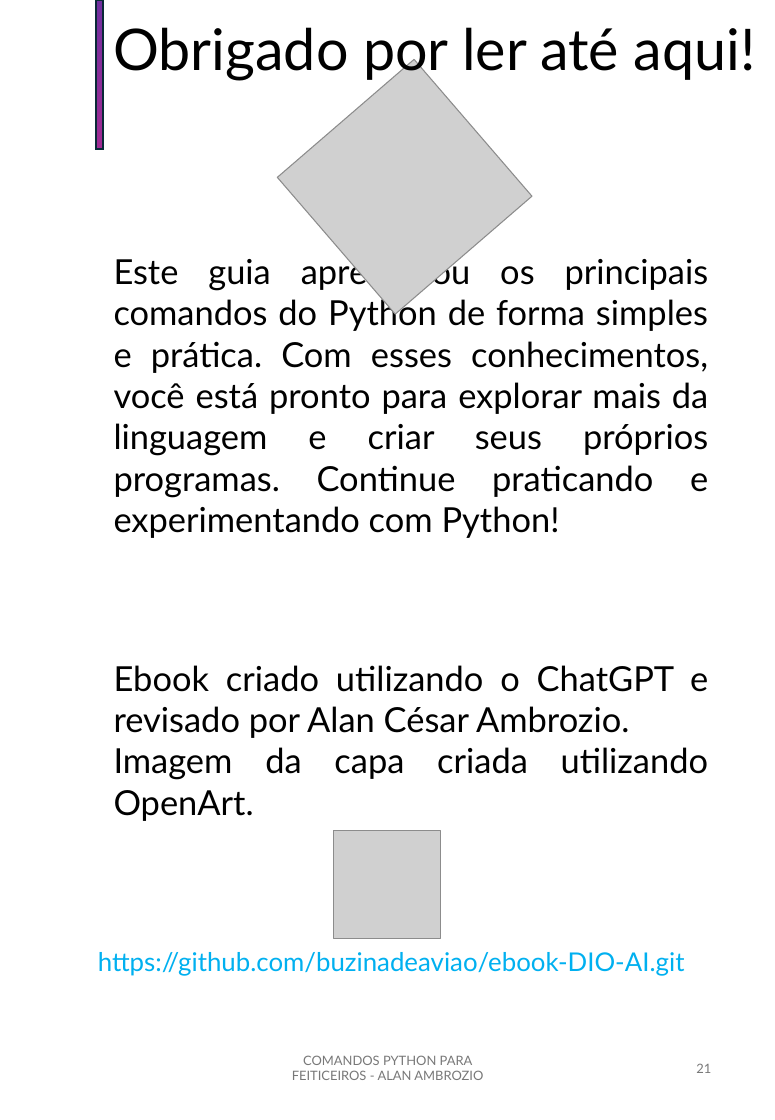
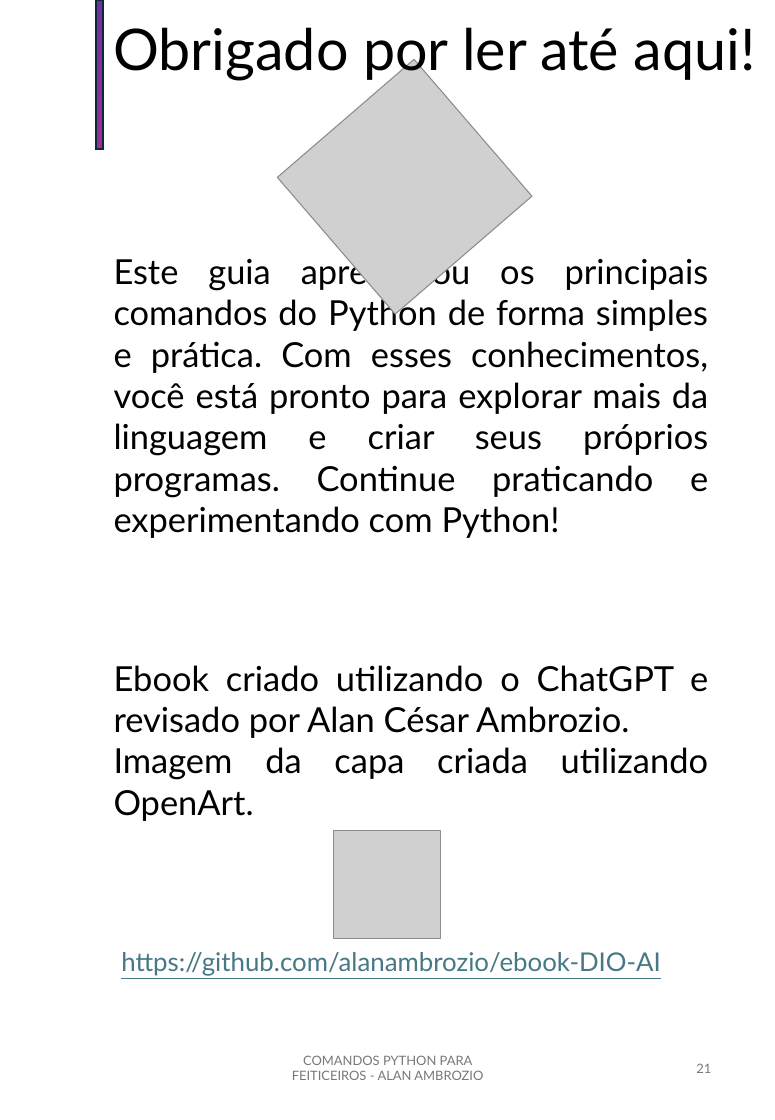
Before and after one commit to alanambrozio/ebook-DIO-AI, a slide deck: slide 21 of ebook vii.pptx. Drawn at 775x1120 pixels with LibreOffice and Linux fonts; fonts in the diff are those of the drawing; grey boxes stand for pictures. Boxes give left, top, right and bottom in pixels: in the first picture for what was removed or moved away, otherwise in the second. Text is boxed around its words. In the diff, an @@ line names an element or a change of style, - is before the commit and + after.

```diff
--- a/ebook vii.pptx
+++ b/ebook vii.pptx
@@ text at (121,952,661,976): text changed; text colour #00B0F0 to #467886 @@
-https://github.com/buzinadeaviao/ebook-DIO-AI.git
+https://github.com/alanambrozio/ebook-DIO-AI
```
